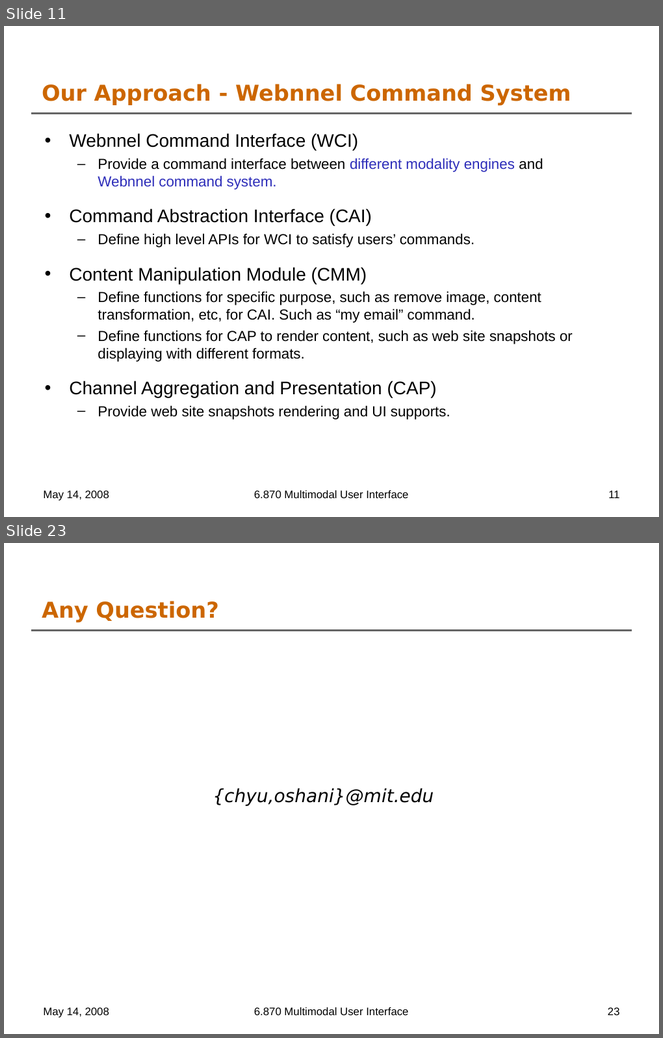
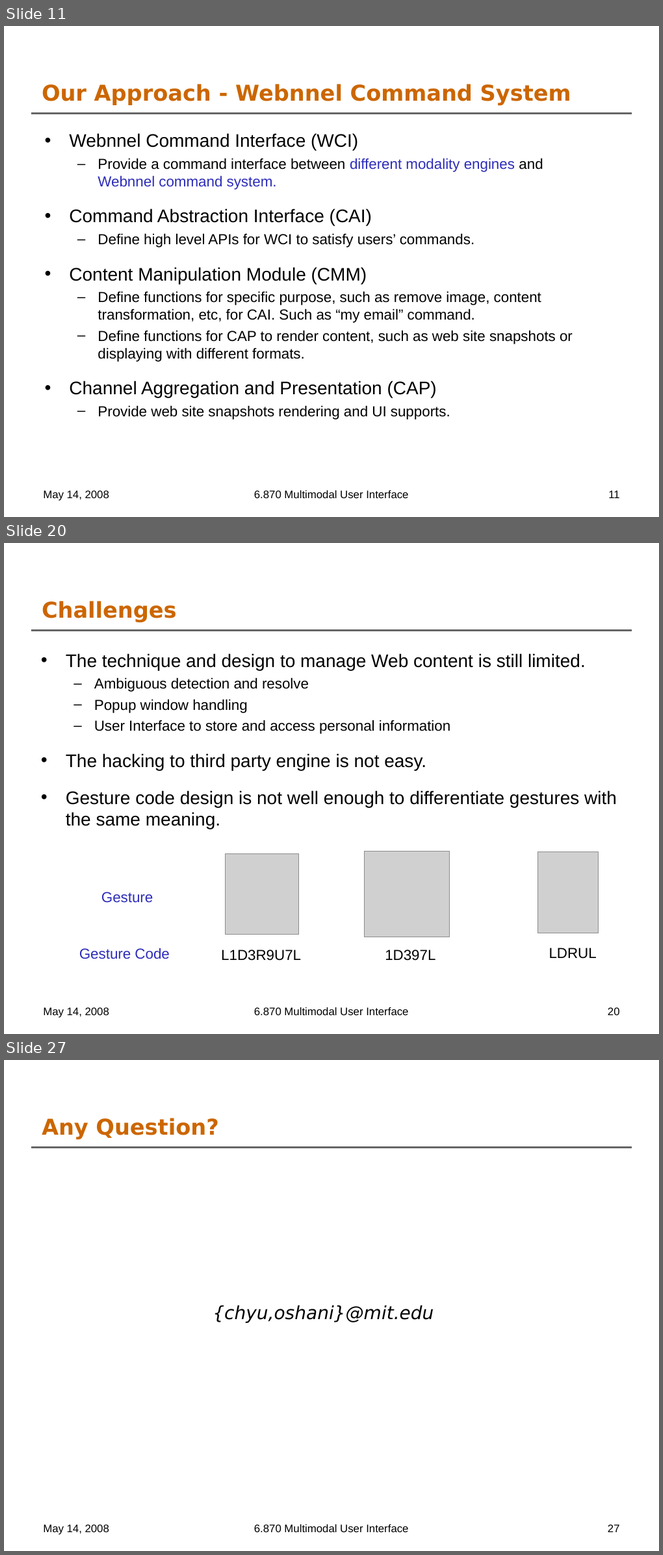
Before and after one commit to oshanis/webnnel, a slide deck: docs/6.870 Final Project Presentation.ppt. Shown one above the other, each under a label of ours: slides 11 and 23 before the commit, slides 11, 20 and 27 after it; the slides between them are not shown. The pictures are 663x1038 and 663x1555 pixels, drawn with LibreOffice and Linux fonts; fonts in the diff are those of the drawing; grey boxes stand for pictures; background and template pictures are left out. Boxes give left, top, right and bottom in pixels: in the first picture for what was removed or moved away, otherwise in the second. Text is boxed around its words. In the diff, an @@ line names an element or a change of style, - is before the commit and + after.

```diff
--- a/docs/6.870 Final Project Presentation.ppt
+++ b/docs/6.870 Final Project Presentation.ppt
@@ slide 20 added at (4, 543, 659, 1034), background #FFFFFF; not listed: 1 template element that a slide beside it also shows @@
@@ title added at (42, 601, 177, 622), 24 pt, text #CC6600, bold @@
+Challenges
@@ text added at (66, 653, 617, 829), 20 pt, text #000000 @@
+• The technique and design to manage Web content is still limited.
+  – Ambiguous detection and resolve
+  – Popup window handling
+  – User Interface to store and access personal information
+• The hacking to third party engine is not easy.
+• Gesture code design is not well enough to differentiate gestures with the same meaning.
@@ picture added at (226, 854, 299, 935) @@
@@ picture added at (364, 852, 450, 938) @@
@@ picture added at (538, 852, 598, 934) @@
@@ text added at (102, 892, 153, 903), 16 pt, text #2D2DB9 @@
+Gesture
@@ text added at (79, 948, 169, 960), 16 pt, text #2D2DB9 @@
+Gesture Code
@@ text added at (221, 950, 301, 961), 16 pt, text #000000 @@
+L1D3R9U7L
@@ text added at (385, 950, 436, 961), 16 pt, text #000000 @@
+1D397L
@@ text added at (549, 948, 597, 959), 16 pt, text #000000 @@
+LDRUL
@@ text added at (43, 1008, 109, 1018), 12 pt, text #000000 @@
+May 14, 2008
@@ text added at (254, 1008, 408, 1016), 12 pt, text #000000 @@
+6.870 Multimodal User Interface
@@ page number added at (608, 1008, 620, 1016), 12 pt, text #000000 @@
+20
@@ what was slide 23 is now slide 27 @@
@@ page number at (608, 1525, 620, 1533): text changed @@
-23
+27
```
Also in this commit, not shown: 11 slides changed, 3 other slides added.
